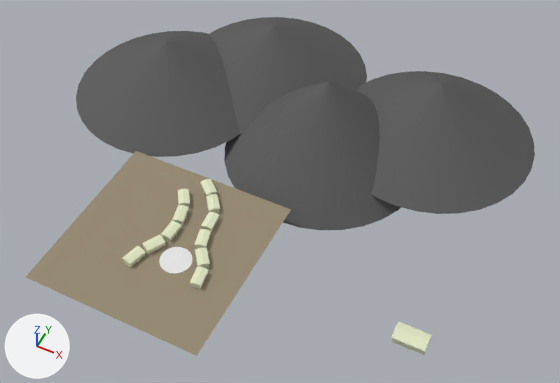
Renders of the Blender file Assets/Village/VillageMock.blend from each side of a commit.
Both versions are drawn from a camera (50 mm lens) standing at (87.1, -107.1, 180.2) and looking at (13.5, 40.2, -3.8). The lights are fixed; the arrows at lower left show +X, +Y and +Z.

Before the edit, the objects in view are built like this:
```python
ob_cube = bpy.data.objects.new('Cube', me_cube_001)
ob_cube.location = (5.9, 4.7, 1.0)
ob_cube.rotation_euler = (0.0, 0.0, -0.882)  # degrees (0, 0, -51)
ob_cube.scale = (1.04, 1.04, 1.04)
ob_cube_001 = bpy.data.objects.new('Cube.001', me_cube_011)
ob_cube_001.location = (2.1, 17.9, 1.0)
ob_cube_001.rotation_euler = (0.0, 0.0, -1.459)  # degrees (0, 0, -84)
ob_cube_001.scale = (1.04, 1.04, 1.04)
ob_cube_002 = bpy.data.objects.new('Cube.002', me_cube_014)
ob_cube_002.location = (-6.3, 6.0, 1.0)
ob_cube_002.rotation_euler = (0.0, 0.0, 1.538)  # degrees (0, 0, 88)
ob_cube_002.scale = (1.04, 1.04, 1.04)
ob_cube_005 = bpy.data.objects.new('Cube.005', me_cube_016)
ob_cube_005.location = (-8.6, 19.0, 1.0)
ob_cube_005.rotation_euler = (0.0, 0.0, 2.168)  # degrees (0, 0, 124)
ob_cube_005.scale = (1.04, 1.04, 1.04)
ob_cube_008 = bpy.data.objects.new('Cube.008', me_cube_000)
ob_cube_008.location = (67.0, 4.7, 1.6)
ob_cube_008.scale = (1.65, 1.65, 1.65)
ob_cube_009 = bpy.data.objects.new('Cube.009', me_cube_009)
ob_cube_009.location = (9.4, -1.1, 1.0)
ob_cube_009.rotation_euler = (0.0, 0.0, -1.417)  # degrees (0, 0, -81)
ob_cube_009.scale = (1.04, 1.04, 1.04)
ob_cube_010 = bpy.data.objects.new('Cube.010', me_cube_013)
ob_cube_010.location = (-9.0, -0.2, 1.0)
ob_cube_010.rotation_euler = (0.0, 0.0, 1.063)  # degrees (0, 0, 61)
ob_cube_010.scale = (1.04, 1.04, 1.04)
ob_cube_012 = bpy.data.objects.new('Cube.012', me_cube_018)
ob_cube_012.location = (-11.3, -6.7, 1.0)
ob_cube_012.rotation_euler = (0.0, 0.0, 1.306)  # degrees (0, 0, 75)
ob_cube_012.scale = (1.04, 1.04, 1.04)
ob_plane = bpy.data.objects.new('Plane', me_plane)
ob_plane.location = (-6.8, 3.9, 0.0)
ob_plane.scale = (28.1, 28.1, 28.1)
# also in view: 'Cylinder' at (0.0, 0.0, 0.0); 'Cone.002' at (48.4, 83.3, 9.6); 'Cone.001' at (17.5, 65.9, 8.1); 'Cone.003' at (-14.1, 89.9, 8.1); 'Cone' at (-42.2, 65.9, 8.1)
```
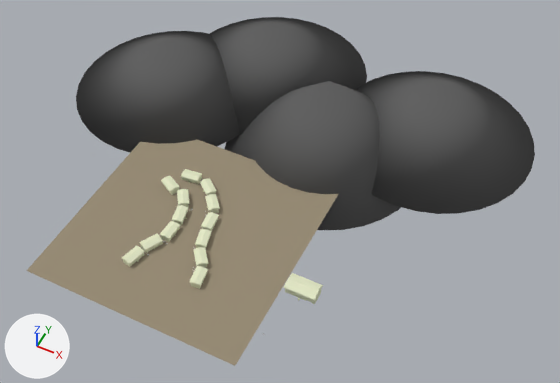
Where the newer file only moved an object's origin or applied its transform, the numbers keep the older frame.

Pixel boxes [x1, y1, x2, y2] of what changed, in the pictures (560 x 383 px; the box of a moved part takes in the faces that stretch with it):
'Plane', moved, rescaled (17% wider, 11% taller)
    before: [26, 151, 291, 356]
    after: [27, 139, 338, 366]
'Cube.008', moved
    before: [391, 322, 433, 355]
    after: [283, 273, 323, 304]
'Cube.010', mesh moved
    before: [142, 235, 166, 254]
    after: [122, 246, 145, 267]
'Cube.012', mesh moved
    before: [122, 246, 145, 267]
    after: [139, 233, 163, 253]
'Cube.009', mesh moved
    before: [190, 266, 209, 289]
    after: [193, 247, 209, 268]
'Cube.002', mesh moved
    before: [160, 221, 181, 242]
    after: [172, 205, 189, 225]
'Cube.006', mesh moved
    before: [194, 229, 211, 249]
    after: [201, 212, 219, 231]
'Cube.011', mesh moved
    before: [200, 179, 217, 196]
    after: [159, 221, 180, 242]
'Cube.001', mesh moved
    before: [201, 212, 219, 232]
    after: [205, 194, 220, 213]
'Cube.005', mesh turned
    before: [178, 189, 190, 207]
    after: [180, 169, 202, 184]
'Cube.003', mesh moved
    before: [172, 205, 189, 225]
    after: [177, 189, 190, 207]
'Cube.004', mesh moved
    before: [206, 194, 220, 213]
    after: [200, 178, 217, 195]
'Cube.007', now drawn
    after: [189, 266, 208, 289]
'Cube', deleted
    before: [195, 248, 210, 268]
'Cube.000', now drawn
    after: [195, 229, 212, 249]
'Cube.013', added
    after: [161, 176, 179, 195]
part 2 of me_cube_000, moved or reshaped
    before: [391, 322, 433, 355]
    after: [122, 176, 323, 304]
part 3 of me_cone_003, shading changed
    both: [210, 17, 367, 134]
part 4 of me_cone_002, shading changed
    both: [356, 71, 535, 214]
part 5 of me_cone_001, shading changed
    both: [225, 81, 401, 230]
part 6 of me_cone, shading changed
    both: [76, 31, 240, 153]

What the commit changed:
me_cube_016 has 74 vertices, 55 faces and spans x -1.12..4.64, y -1.85..1.69, z -1.0..1.32.
me_cube_016 is used by ob_cube_005; location (-8.6, 19.0, 1.0); rotation (0.0, 0.0, 2.168), in degrees (0, 0, 124); scale (1.04, 1.04, 1.04).
me_cube_016 part 1: the whole mesh is turned -117.8 degrees about the z axis through its middle and scaled by 0.993, then moved by (8.36, -2.61, 0.0).
me_cube_000 has 74 vertices, 55 faces and spans x -1.12..4.64, y -1.85..1.69, z -1.0..1.32.
me_cube_000 is used by ob_cube_008; location (67.0, 4.7, 1.6); scale (1.65, 1.65, 1.65).
me_cube_000 part 2: the whole mesh is moved by (-1.93, 0.87, 0.17).
me_cone_003 has 33 vertices, 33 faces and spans x -2.52..2.52, y -2.52..2.52, z -1.0..1.0.
me_cone_003 is used by ob_cone_003; location (-14.1, 89.9, 8.1); scale (13.5, 13.5, 10.4).
me_cone_003 part 3: all faces are now shaded smooth (33 of 33 changed).
me_cone_002 has 33 vertices, 33 faces and spans x -2.52..2.52, y -2.52..2.52, z -1.0..1.0.
me_cone_002 is used by ob_cone_002; location (48.4, 83.3, 9.6); scale (13.5, 13.5, 11.4).
me_cone_002 part 4: all faces are now shaded smooth (33 of 33 changed).
me_cone_001 has 33 vertices, 33 faces and spans x -2.52..2.52, y -2.52..2.52, z -1.0..1.0.
me_cone_001 is used by ob_cone_001; location (17.5, 65.9, 8.1); scale (13.5, 13.5, 15.7).
me_cone_001 part 5: all faces are now shaded smooth (33 of 33 changed).
me_cone has 33 vertices, 33 faces and spans x -2.52..2.52, y -2.52..2.52, z -1.0..1.0.
me_cone is used by ob_cone; location (-42.2, 65.9, 8.1); scale (13.5, 13.5, 10.4).
me_cone part 6: all faces are now shaded smooth (33 of 33 changed).
Object 'Cube.008' (ob_cube_008) moves from (67.0, 4.7, 1.6) to (37.9, 4.7, 1.6).
Object 'Plane' (ob_plane) moves from (-6.8, 3.9, 0.0) to (-2.2, 11.6, 0.0).
Object 'Plane' (ob_plane) is rescaled from (28.1, 28.1, 28.1) to (33.9, 33.9, 33.9).
Object 'Cube' (ob_cube) is deleted.
Object 'Cube.013' (ob_cube_013) is new; it shows me_cube_000.
Its location is (-16.0, 24.3, 0.9).
Its rotation in degrees is (0, 0, 151).
Its scale is (1.04, 1.04, 1.04).
